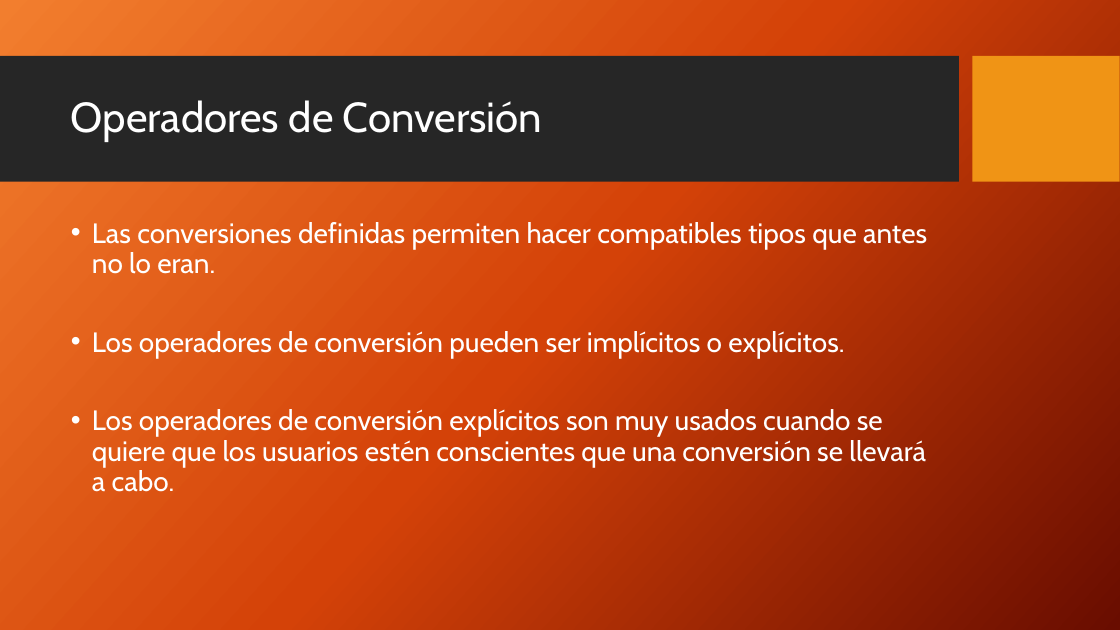
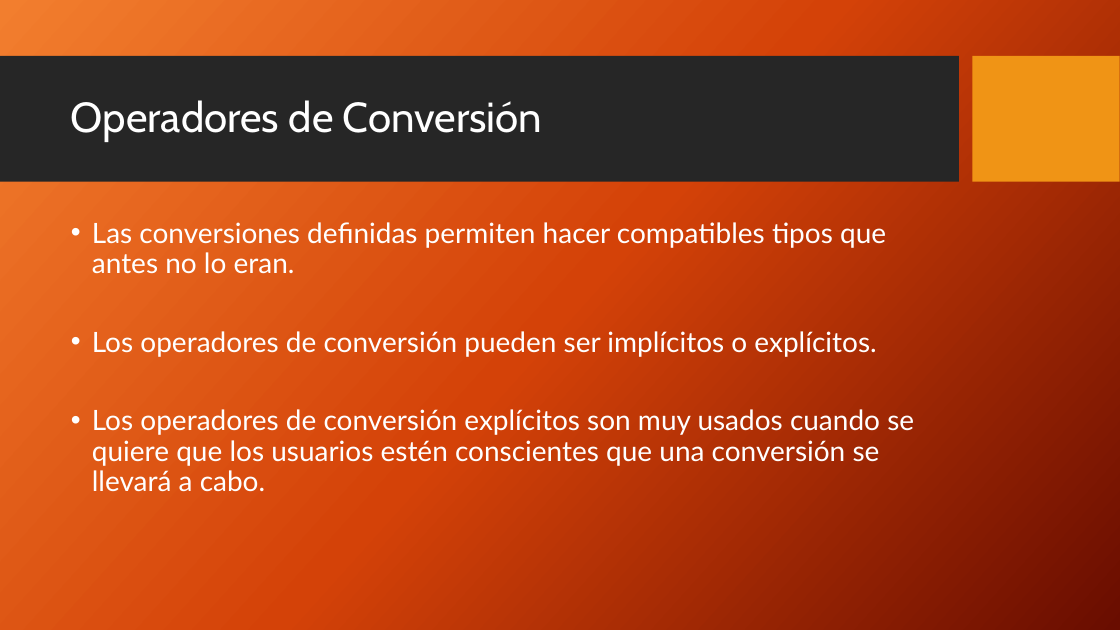
Before and after one commit to FedeDavila1984/utn_prog_y_lab_II, a slide deck: slide 6 of PPTs/ProgramacionII_Clase_04.2-2018.pptx. Drawn at 1120x630 pixels with LibreOffice and Linux fonts; fonts in the diff are those of the drawing; background and template pictures are left out. Boxes give left, top, right and bottom in pixels: in the first picture for what was removed or moved away, otherwise in the second. Text is boxed around its words. In the diff, an @@ line names an element or a change of style, - is before the commit and + after.

```diff
--- a/PPTs/ProgramacionII_Clase_04.2-2018.pptx
+++ b/PPTs/ProgramacionII_Clase_04.2-2018.pptx
@@ text "Las conversiones definidas permiten hacer ..." at bbox=[92, 222, 914, 492]: font Cabin to Lato @@
```
Also in this commit, not shown: 2 other slides changed, 1 other file.
